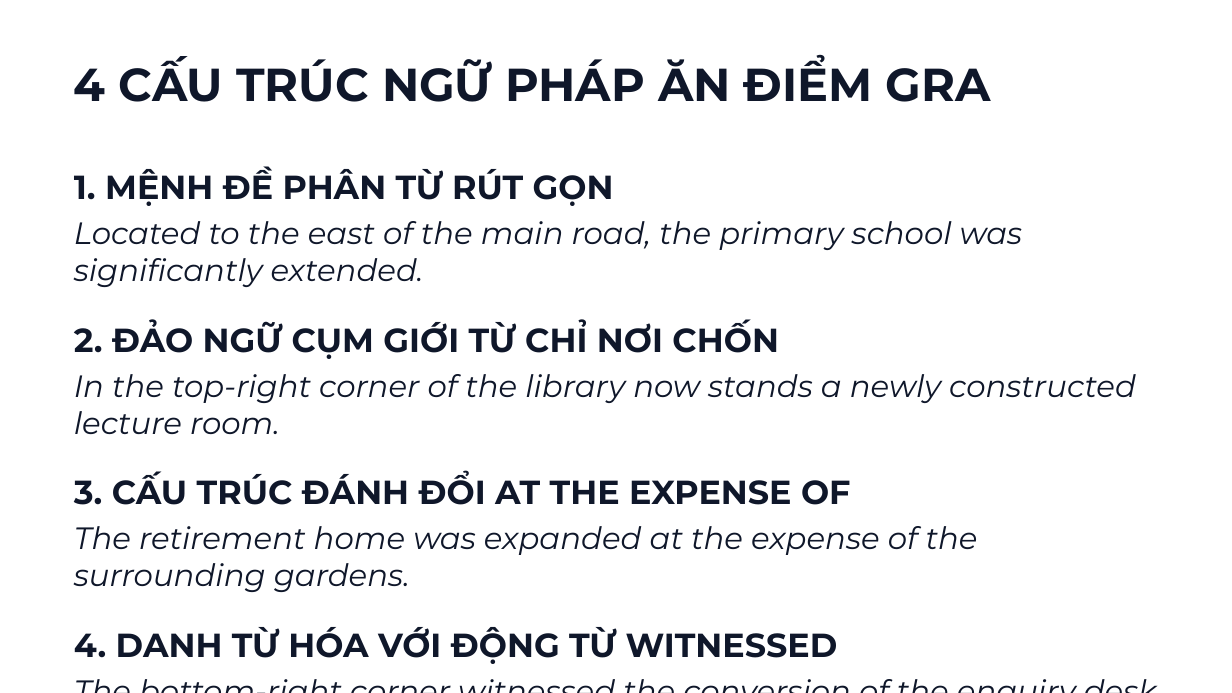
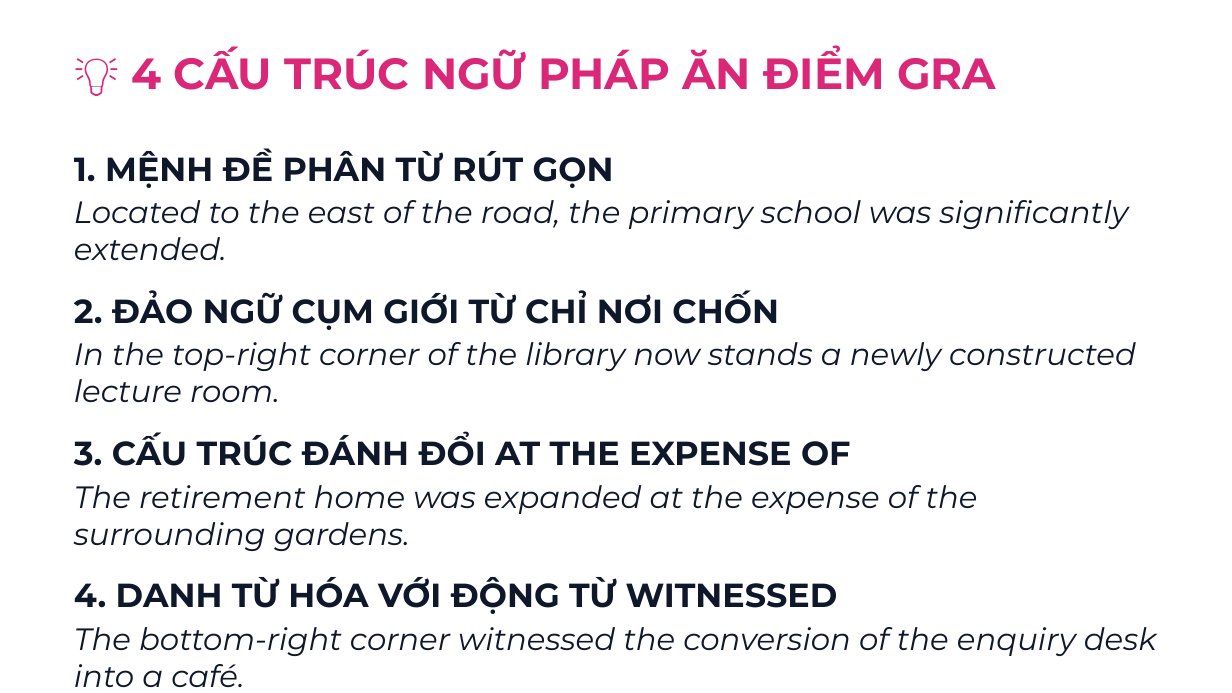
Before and after one commit to snowflake-vibing/KnowledgeLibrary, a slide deck: slide 8 of IELTS/07_YouTube_Studio/01_Slides_Writing_Task1_Map.pptx. Drawn at 1232x693 pixels with LibreOffice and Linux fonts; fonts in the diff are those of the drawing. Boxes give left, top, right and bottom in pixels: in the first picture for what was removed or moved away, otherwise in the second. Text is boxed around its words. In the diff, an @@ line names an element or a change of style, - is before the commit and + after.

Commit message:
docs(rules): update slide rules with heading emoji, 1 accent color per slide, and zero-overflow layout

```diff
--- a/IELTS/07_YouTube_Studio/01_Slides_Writing_Task1_Map.pptx
+++ b/IELTS/07_YouTube_Studio/01_Slides_Writing_Task1_Map.pptx
@@ text at (131,47,996,90): text changed; size 36 to 34 pt; text colour #0F172A to #DB2777 @@
-4 CẤU TRÚC NGỮ PHÁP ĂN ĐIỂM GRA
+💡 4 CẤU TRÚC NGỮ PHÁP ĂN ĐIỂM GRA
@@ text at (74,148,1136,614): less space between paragraphs @@
@@ text "1. MỆNH ĐỀ PHÂN TỪ ...": place and size @@
-text "1. MỆNH ĐỀ PHÂN TỪ ..." at (74,167,1136,664)
+text "1. MỆNH ĐỀ PHÂN TỪ ..." at (74,148,1157,687)
@@ text at (74,200,1129,260): text changed @@
-Located to the east of the main road, the primary school was significantly extended.
+Located to the east of the road, the primary school was significantly extended.
```
Also in this commit, not shown: 10 other slides changed, 2 other files.
